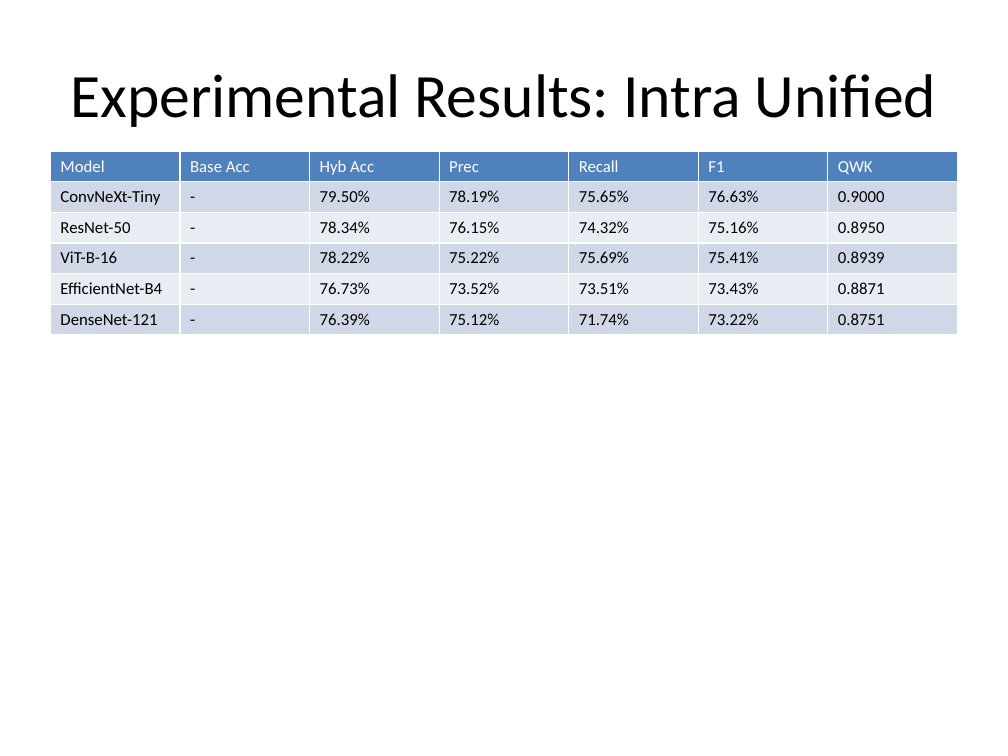
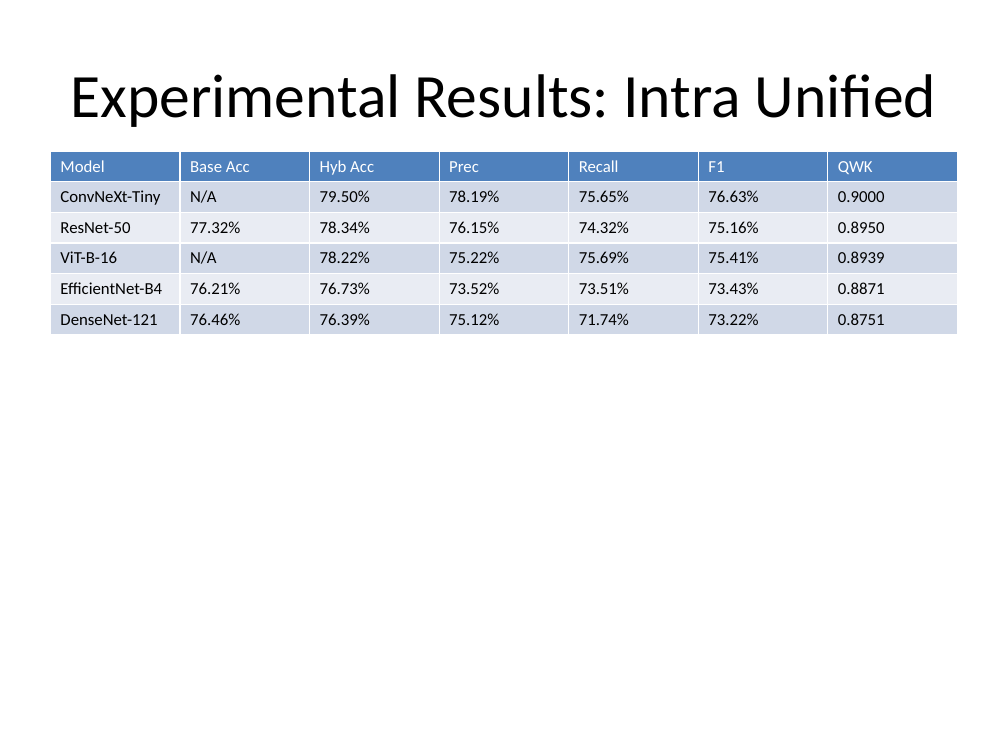
Before and after one commit to MuhammadAliffandy/colonomind-train, a slide deck: slide 6 of ColonoMind_System_Architecture_and_Results_FINAL.pptx. Drawn at 1008x756 pixels with LibreOffice and Linux fonts; fonts in the diff are those of the drawing. Boxes give left, top, right and bottom in pixels: in the first picture for what was removed or moved away, otherwise in the second. Text is boxed around its words. In the diff, an @@ line names an element or a change of style, - is before the commit and + after.

Commit message:
docs: restore Base Acc for original 3 models in Unified PPT table

```diff
--- a/ColonoMind_System_Architecture_and_Results_FINAL.pptx
+++ b/ColonoMind_System_Architecture_and_Results_FINAL.pptx
@@ table at bbox=[50, 151, 961, 329] @@
-row 2, column 2: -
+row 2, column 2: N/A
-row 3, column 2: -
+row 3, column 2: 77.32%
-row 4, column 2: -
+row 4, column 2: N/A
-row 5, column 2: -
+row 5, column 2: 76.21%
-row 6, column 2: -
+row 6, column 2: 76.46%
```
Also in this commit, not shown: 1 other file.
